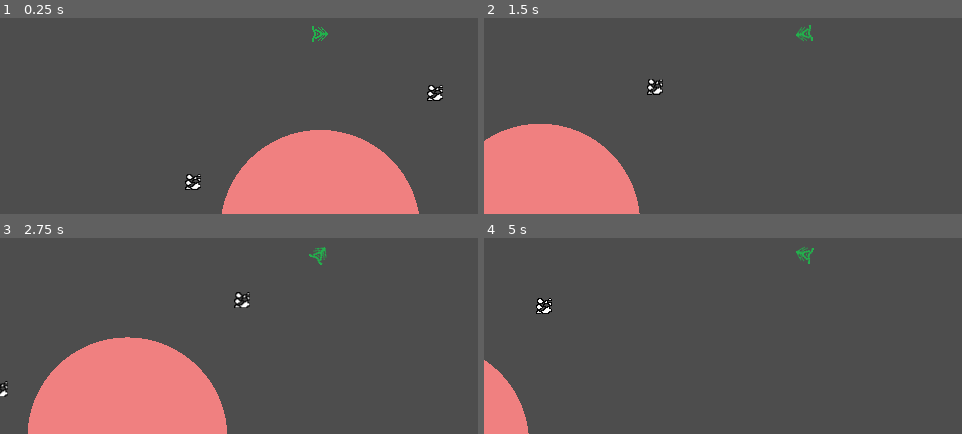
Above: before the commit, frames 1-4 (two rows, left to right).
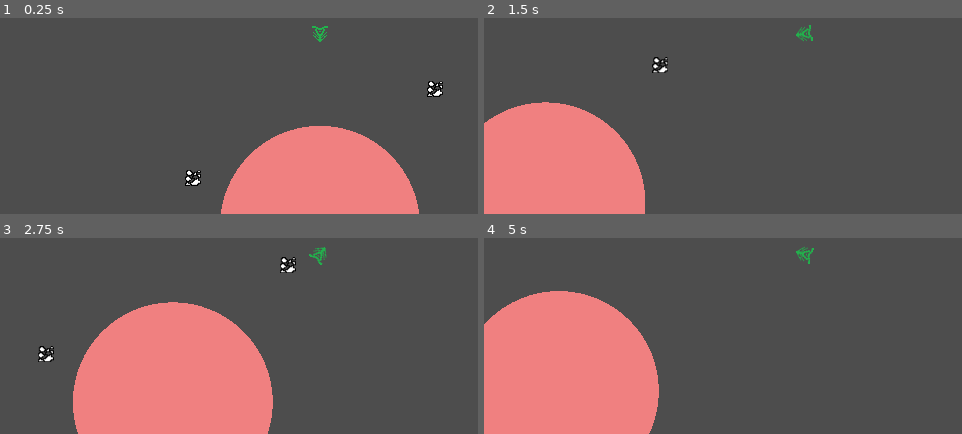
Above: after the commit, the same moments.

Repository: erenliving/UntitledDiggingGame
Game: Godot game, scene res://scenes/main.tscn
The game is run twice, just before and just after one commit, with the same random seed, the same clock (stepped at 60 frames per second) and the same inputs.
Inputs (mouse positions are in pixels of both pictures, inside the frame that each line leads up to):
- Up to frame 1 (0.25 s): no input
- Up to frame 2 (1.5 s): move the mouse to (outside the picture) at 0.52 s; hold Right (ui_right) from 0.53 s (still down); tap Up (ui_up) at 0.77 s; move the mouse to (675, 51) at 1.27 s
- Up to frame 3 (2.75 s): tap Up (ui_up) at 1.52 s; move the mouse to (outside the picture) at 2.02 s; release Right (ui_right) at 2.03 s; hold Left (ui_left) from 2.03 s (still down)
- Up to frame 4 (5 s): move the mouse to (770, 326) at 2.77 s; release Left (ui_left) at 2.78 s; hold Right (ui_right) 2.78-4.28 s; tap Up (ui_up) at 3.02, 3.77, 4.52 s; move the mouse to (outside the picture) at 3.52 s; tap Enter at 4.25 s; move the mouse to (outside the picture) at 4.27 s; hold Left (ui_left) from 4.28 s (still down)

The runs differ from the first frame. In frame 1, 1.5% of the frame differs, in the area x 38-93%, y 4-100%; in frame 2, 4.5%; in frame 3, 14%; in frame 4, 21%, in the area x 0-37%, y 27-100%.

Commit message:
Fix gravity velocity vector to be smoother

Diff:
--- a/scripts/player.gd
+++ b/scripts/player.gd
@@ -24,14 +24,8 @@
 
 	# Add the gravity.
 	if not is_on_floor():
-		if position.y < 0:
-			velocity.y += gravity * delta
-		else:
-			velocity.y -= gravity * delta
-		if position.x < 0:
-			velocity.x += gravity * delta
-		else:
-			velocity.x -= gravity * delta
+		# TODO: use gravity project setting
+		velocity += (Vector2.ZERO - position) * 10 * delta
 
 	var collision = move_and_collide(velocity * delta)
 	if collision:
